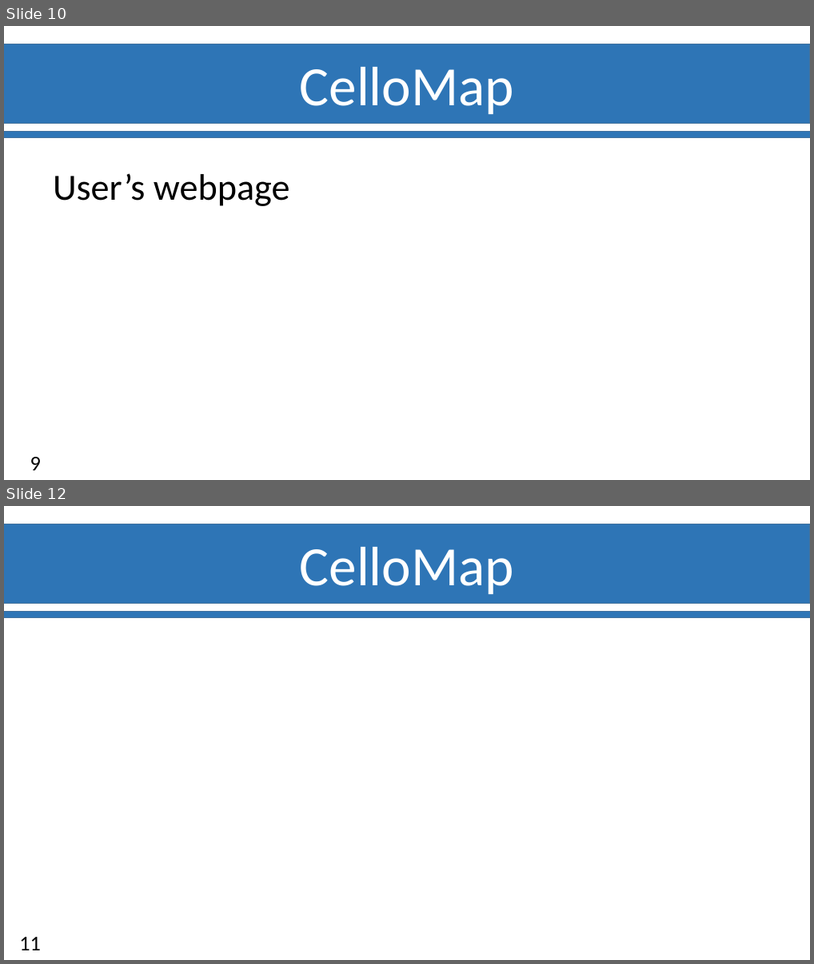
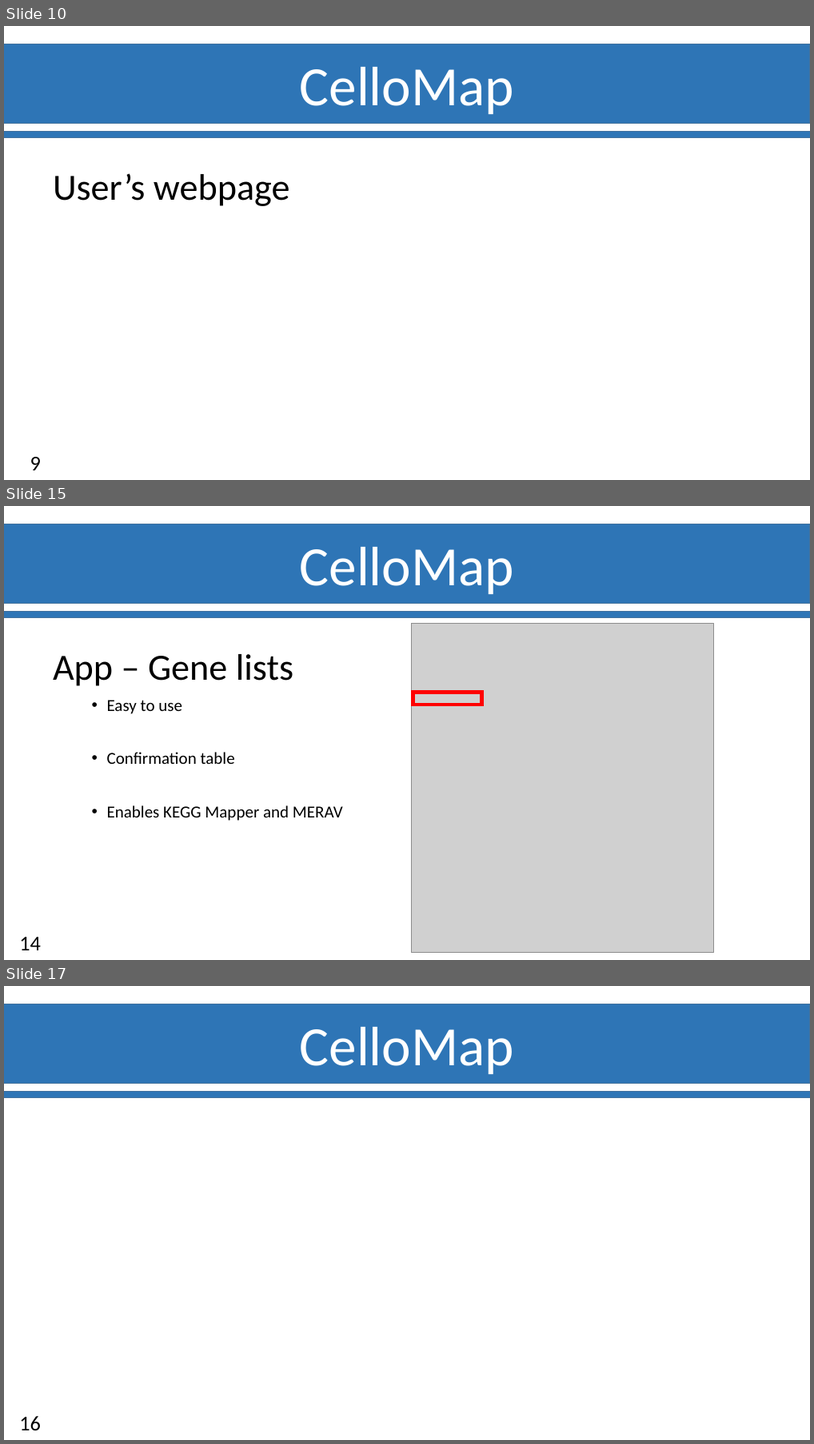
Before and after one commit to Ylefol/projet-INSERM_V5, a slide deck: Slides/Soutenance_Final.pptx. Shown one above the other, each under a label of ours: slides 10 and 12 before the commit, slides 10, 15 and 17 after it; the slides between them are not shown. The pictures are 814x964 and 814x1444 pixels, drawn with LibreOffice and Linux fonts; fonts in the diff are those of the drawing; grey boxes stand for pictures; background and template pictures are left out. Boxes give left, top, right and bottom in pixels: in the first picture for what was removed or moved away, otherwise in the second. Text is boxed around its words. In the diff, an @@ line names an element or a change of style, - is before the commit and + after.

```diff
--- a/Slides/Soutenance_Final.pptx
+++ b/Slides/Soutenance_Final.pptx
@@ slide 15 added at bbox=[4, 506, 810, 960], background #FFFFFF; not listed: 3 template elements that a slide beside it also shows @@
@@ picture added at bbox=[411, 624, 714, 952] @@
@@ text added at bbox=[53, 654, 294, 686], 44 pt, text #000000 @@
+App – Gene lists
@@ rectangle added at bbox=[413, 692, 482, 704], outline #FF0000 4.5 pt @@
@@ text added at bbox=[107, 700, 343, 820], 20 pt, text #000000 @@
+• Easy to use
+• Confirmation table
+• Enables KEGG Mapper and MERAV
@@ page number added at bbox=[19, 936, 41, 950], 25 pt, text #000000 @@
+14
@@ what was slide 12 is now slide 17 @@
@@ page number at bbox=[19, 1416, 41, 1430]: text changed @@
-11
+16
```
Also in this commit, not shown: 5 other slides added, 1 slide removed.
